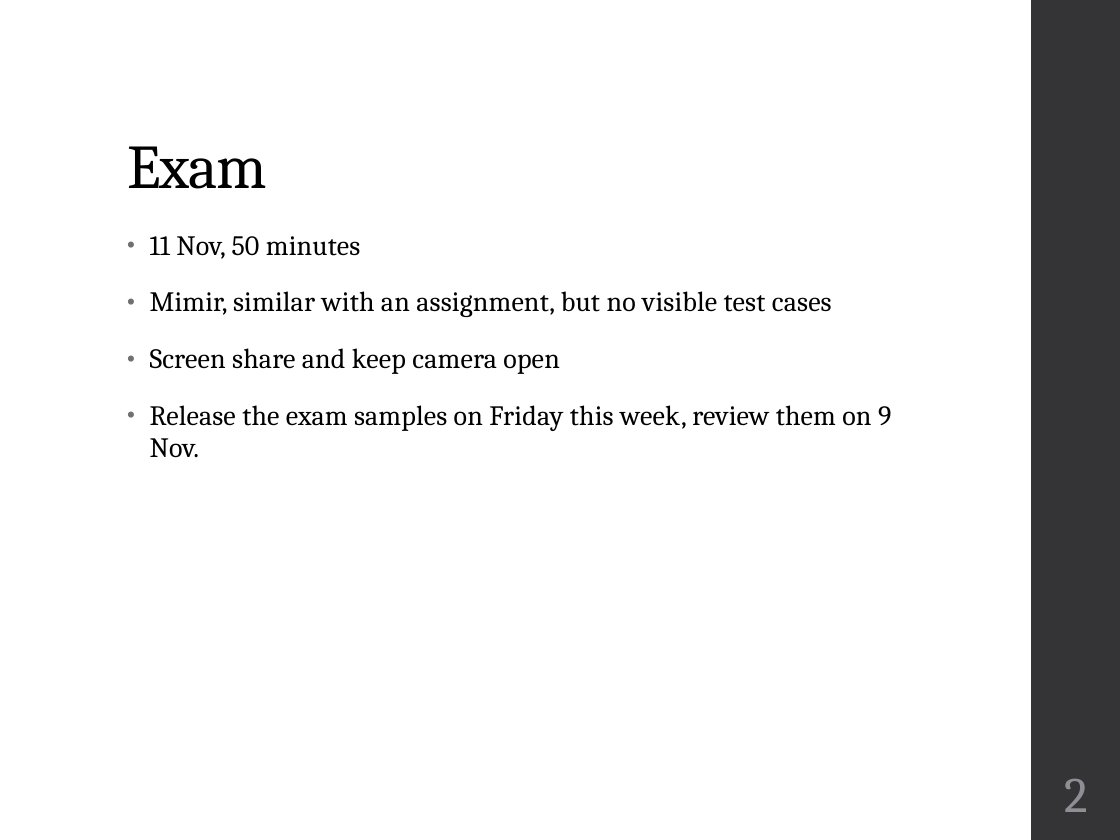
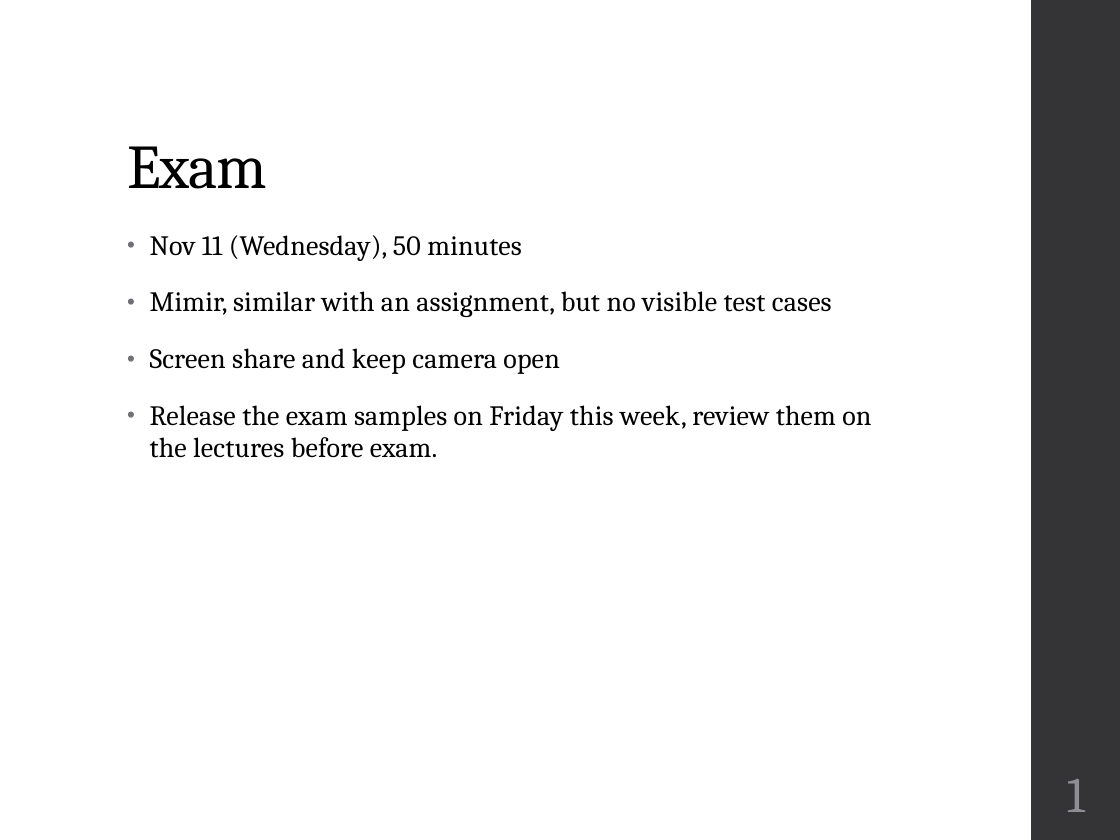
Before and after one commit to geneti/cse220_2020fall, a slide deck: slide 1 of Lectures/cse220-11-functions.pptx (slide 2 before the commit). Drawn at 1120x840 pixels with LibreOffice and Linux fonts; fonts in the diff are those of the drawing. Boxes give left, top, right and bottom in pixels: in the first picture for what was removed or moved away, otherwise in the second. Text is boxed around its words. In the diff, an @@ line names an element or a change of style, - is before the commit and + after.

Commit message:
lab6 & Lecture 13 & 14

```diff
--- a/Lectures/cse220-11-functions.pptx
+++ b/Lectures/cse220-11-functions.pptx
@@ text at (150, 235, 522, 261): text changed @@
-• 11 Nov, 50 minutes
+• Nov 11 (Wednesday), 50 minutes
@@ text at (150, 405, 871, 458): text changed @@
-• Release the exam samples on Friday this week, review them on 9 Nov.
+• Release the exam samples on Friday this week, review them on the lectures before exam.
@@ page number at (1067, 779, 1085, 812): text changed @@
-2
+1
```
Also in this commit, not shown: 1 other slide changed, 4 other files.
